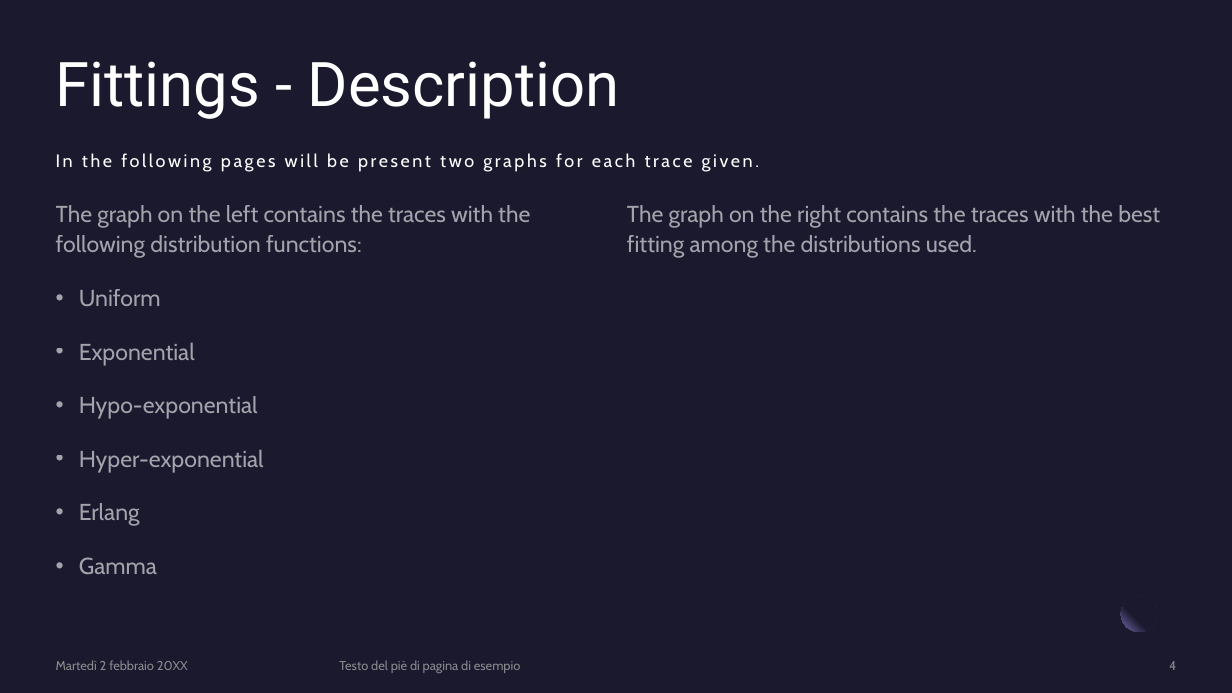
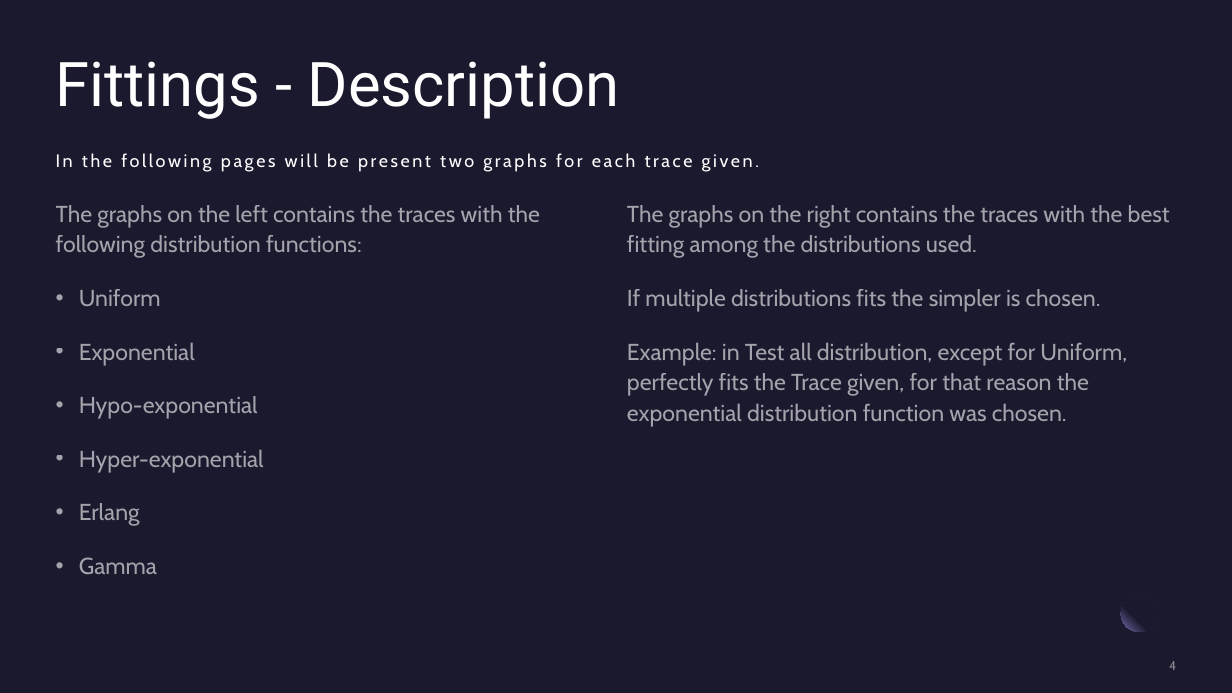
Before and after one commit to TiaSirio/Performance-Evaluation, a slide deck: slide 4 of Project/Project C.pptx. Drawn at 1232x693 pixels with LibreOffice and Linux fonts; fonts in the diff are those of the drawing. Boxes give left, top, right and bottom in pixels: in the first picture for what was removed or moved away, otherwise in the second. Text is boxed around its words. In the diff, an @@ line names an element or a change of style, - is before the commit and + after.

```diff
--- a/Project/Project C.pptx
+++ b/Project/Project C.pptx
@@ text at box(56, 205, 540, 258): text changed @@
-The graph on the left contains the traces with the following distribution functions:
+The graphs on the left contains the traces with the following distribution functions:
@@ text at box(627, 205, 1170, 427): text changed @@
-The graph on the right contains the traces with the best fitting among the distributions used.
+The graphs on the right contains the traces with the best fitting among the distributions used.
+If multiple distributions fits the simpler is chosen.
+Example: in Test all distribution, except for Uniform, perfectly fits the Trace given, for that reason the exponential distribution function was chosen.
@@ text removed at box(56, 660, 188, 670) @@
-Martedì 2 febbraio 20XX
@@ text removed at box(339, 660, 520, 673) @@
-Testo del piè di pagina di esempio
```
Also in this commit, not shown: 14 other slides changed.
